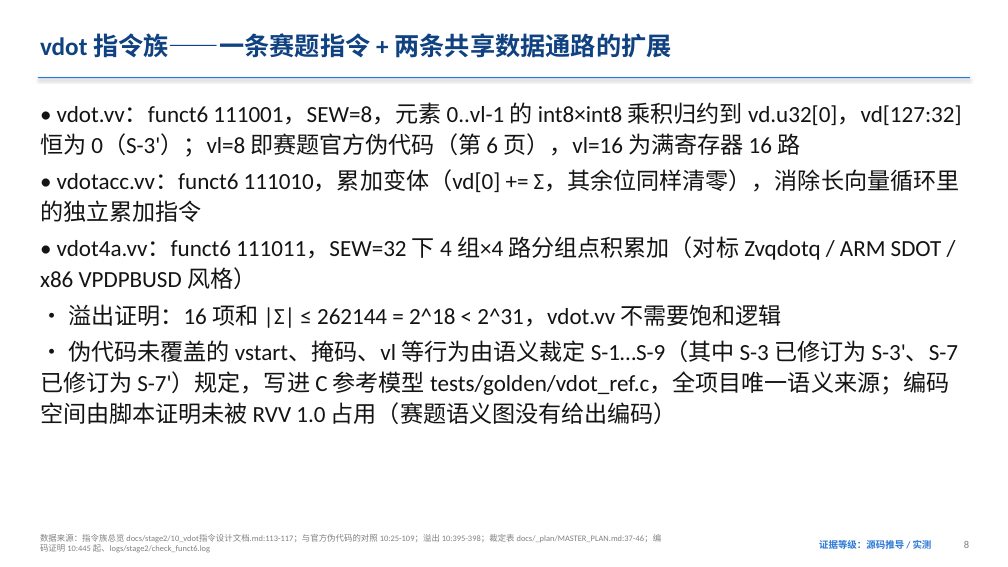
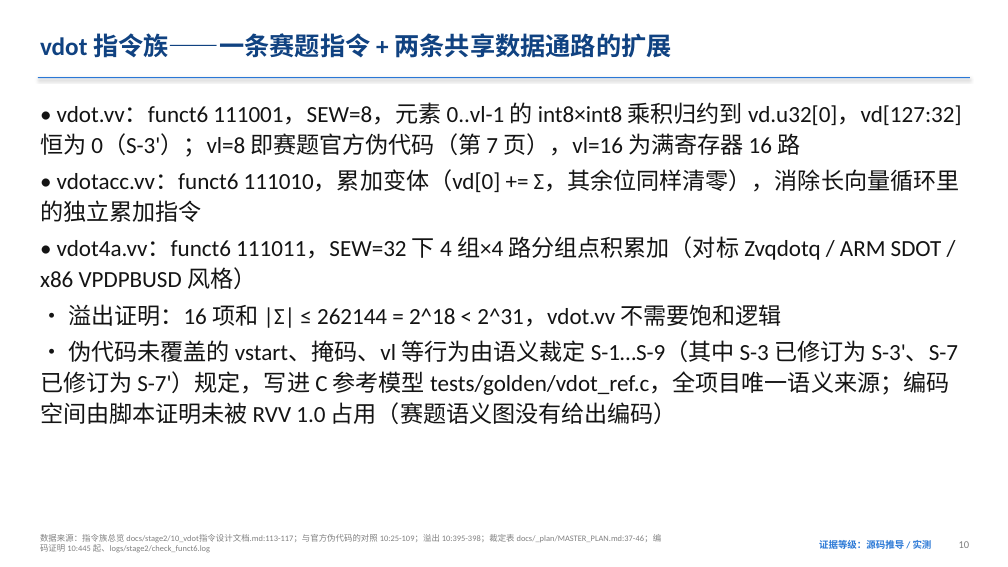
Before and after one commit to I3eg1nner/cie2026-SNL-XiangShan-vdot, a slide deck: slide 10 of docs/submission/SNL-XiangShan-vdot-slides.pptx (slide 8 before the commit). Drawn at 1008x567 pixels with LibreOffice and Linux fonts; fonts in the diff are those of the drawing. Boxes give left, top, right and bottom in pixels: in the first picture for what was removed or moved away, otherwise in the second. Text is boxed around its words. In the diff, an @@ line names an element or a change of style, - is before the commit and + after.

```diff
--- a/docs/submission/SNL-XiangShan-vdot-slides.pptx
+++ b/docs/submission/SNL-XiangShan-vdot-slides.pptx
@@ text at [40, 102, 961, 157]: text changed @@
-• vdot.vv：funct6 111001，SEW=8，元素 0..vl-1 的 int8×int8 乘积归约到 vd.u32[0]，vd[127:32] 恒为 0（S-3'）；vl=8 即赛题官方伪代码（第 6 页），vl=16 为满寄存器 16 路
+• vdot.vv：funct6 111001，SEW=8，元素 0..vl-1 的 int8×int8 乘积归约到 vd.u32[0]，vd[127:32] 恒为 0（S-3'）；vl=8 即赛题官方伪代码（第 7 页），vl=16 为满寄存器 16 路
@@ text at [959, 541, 970, 548]: text changed @@
-8
+10
```
Also in this commit, not shown: 25 other slides changed, 3 slides added, 3 other files.
